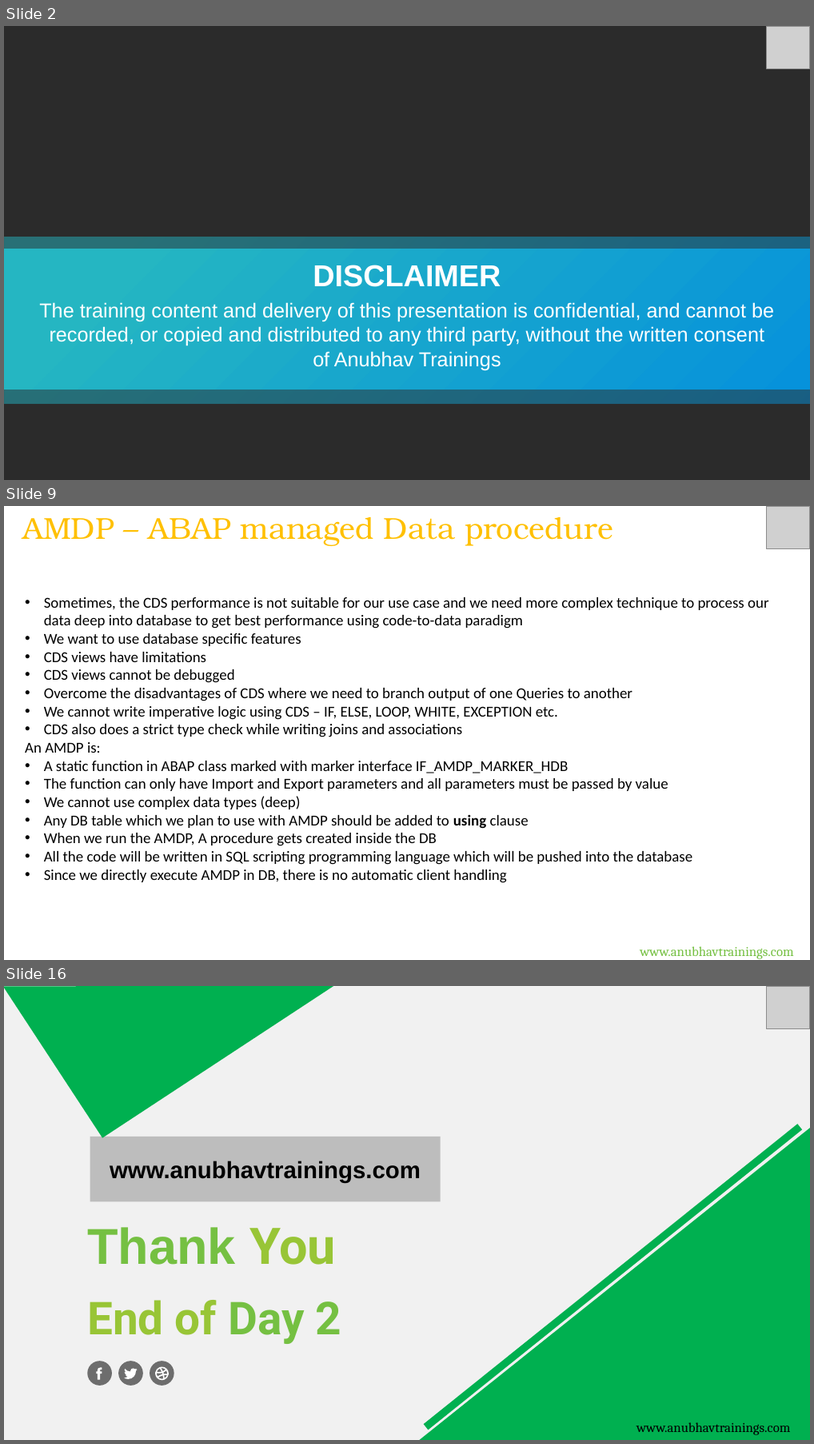
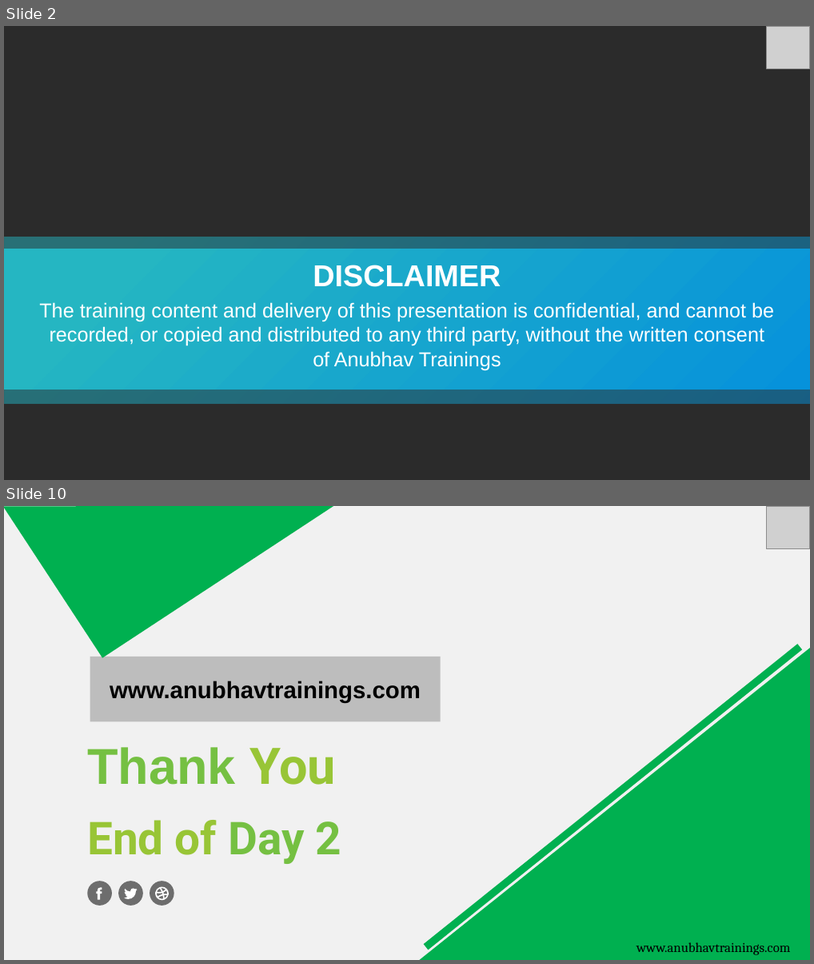
Before and after one commit to soyuztechnologies/CDS_AMDP_RAP_Training_60H, a slide deck: Day 3/DAY-3.pptx. Shown one above the other, each under a label of ours: slides 2, 9 and 16 before the commit, slides 2 and 10 after it; the slides between them are not shown. The pictures are 814x1444 and 814x964 pixels, drawn with LibreOffice and Linux fonts; fonts in the diff are those of the drawing; grey boxes stand for pictures; background and template pictures are left out; a plain dark background stands for a picture behind light text. Boxes give left, top, right and bottom in pixels: in the first picture for what was removed or moved away, otherwise in the second. Text is boxed around its words. In the diff, an @@ line names an element or a change of style, - is before the commit and + after.

Commit message:
Auto bot updater CDS_AMDP_RAP_Training_60H Course

```diff
--- a/Day 3/DAY-3.pptx
+++ b/Day 3/DAY-3.pptx
@@ slide 9 removed at [4,506,810,960], background #FFFFFF @@
@@ text removed at [22,517,614,546] @@
-AMDP – ABAP managed Data procedure
@@ picture removed at [767,506,810,549] @@
@@ text removed at [25,597,769,883] @@
-• Sometimes, the CDS performance is not suitable for our use case and we need more complex technique to process our data deep into database to get best performance using code-to-data paradigm
-• We want to use database specific features
-• CDS views have limitations
-• CDS views cannot be debugged
-• Overcome the disadvantages of CDS where we need to branch output of one Queries to another
-• We cannot write imperative logic using CDS – IF, ELSE, LOOP, WHITE, EXCEPTION etc.
-• CDS also does a strict type check while writing joins and associations
-An AMDP is:
-• A static function in ABAP class marked with marker interface IF_AMDP_MARKER_HDB
-• The function can only have Import and Export parameters and all parameters must be passed by value
-• We cannot use complex data types (deep)
-• Any DB table which we plan to use with AMDP should be added to using clause
-• When we run the AMDP, A procedure gets created inside the DB
-• All the code will be written in SQL scripting programming language which will be pushed into the database
-• Since we directly execute AMDP in DB, there is no automatic client handling
@@ text removed at [640,946,794,959] @@
-www.anubhavtrainings.com
@@ what was slide 16 is now slide 10 @@
```
Also in this commit, not shown: 4 slides changed, 2 slides added, 7 other slides removed, 4 other files.
